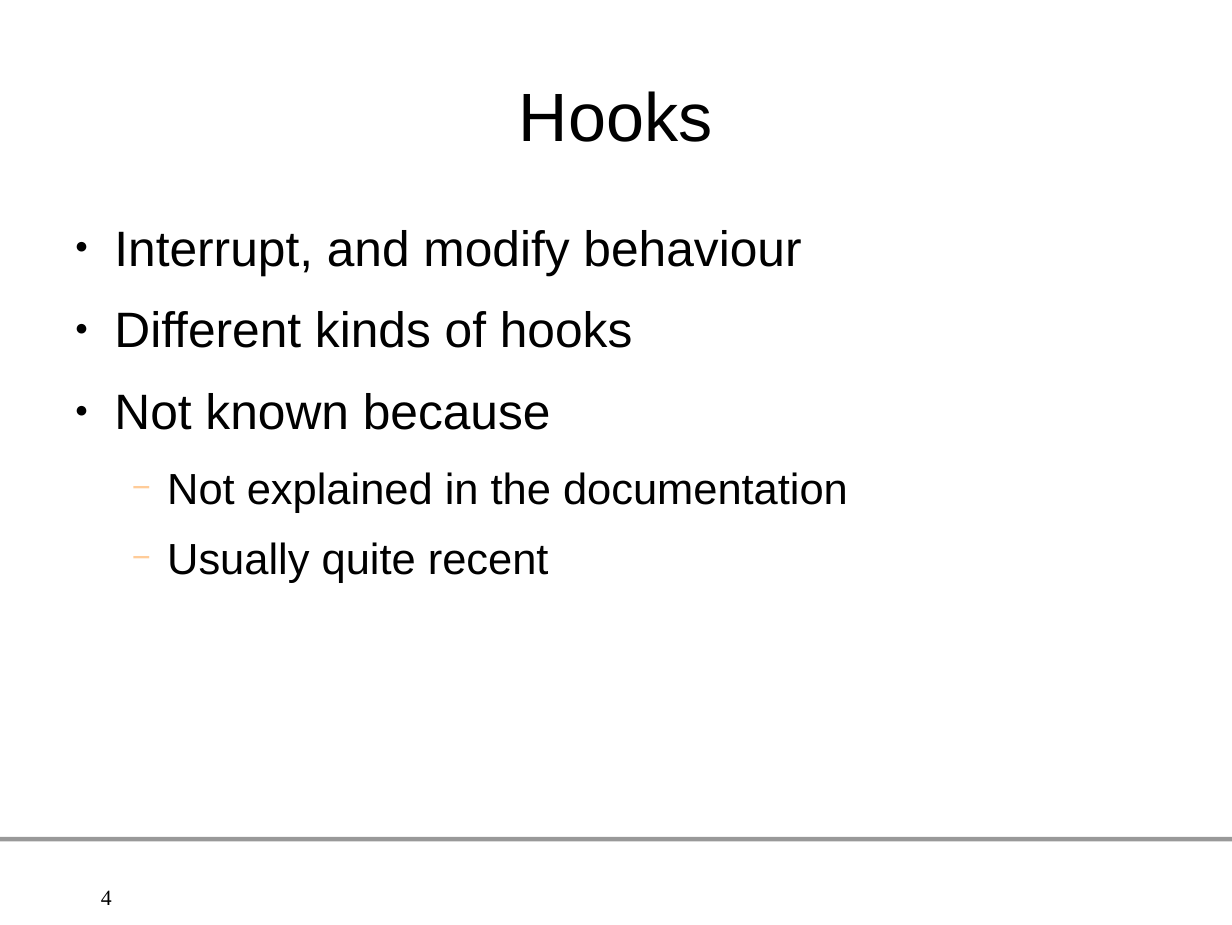
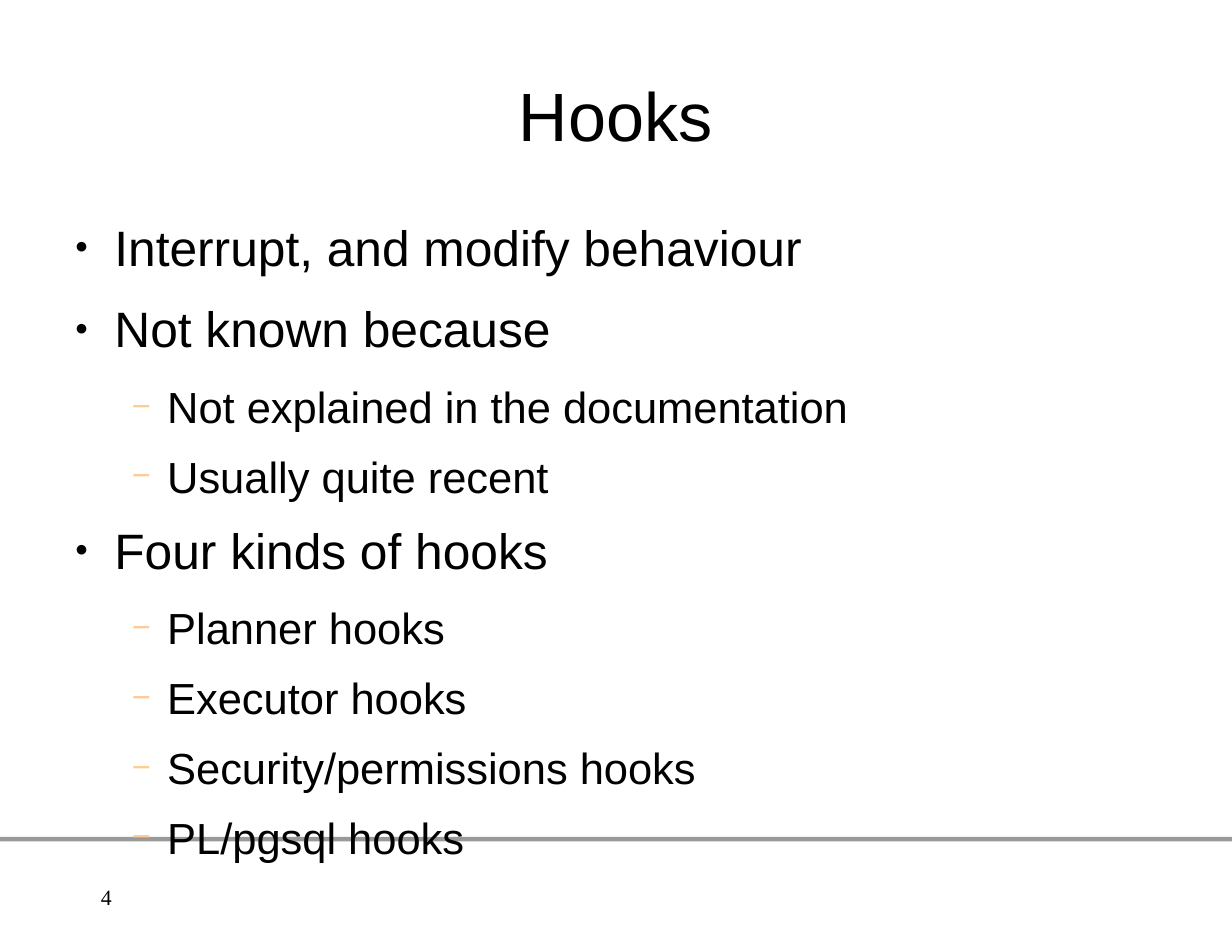
Before and after one commit to gleu/Hooks-in-PostgreSQL, a slide deck: slide 4 of hooks_in_postgresql.odp. Drawn at 1232x925 pixels with LibreOffice and Linux fonts; fonts in the diff are those of the drawing; background and template pictures are left out. Boxes give left, top, right and bottom in pixels: in the first picture for what was removed or moved away, otherwise in the second. Text is boxed around its words. In the diff, an @@ line names an element or a change of style, - is before the commit and + after.

Commit message:
Change the hook list
I had three tables with a bunch of unclassified hooks. Now, each table is a
category, and there are four categories: planner, executor,
security/permissions, and PL/pgsql. It's easier to understand it this way.

```diff
--- a/hooks_in_postgresql.odp
+++ b/hooks_in_postgresql.odp
@@ text at <box>114,311,633,348</box>: paragraph removed @@
-● Different kinds of hooks
@@ text at <box>114,533,696,863</box>: paragraphs added @@
+● Four kinds of hooks
+  − Planner hooks
+  − Executor hooks
+  − Security/permissions hooks
+  − PL/pgsql hooks
```
Also in this commit, not shown: 3 other slides changed, 2 slides added.
